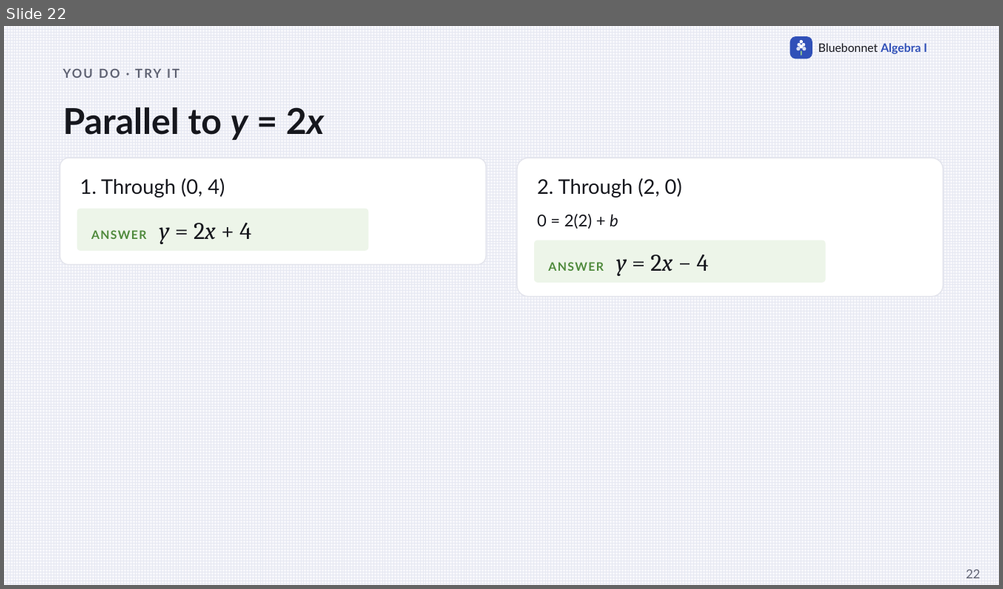
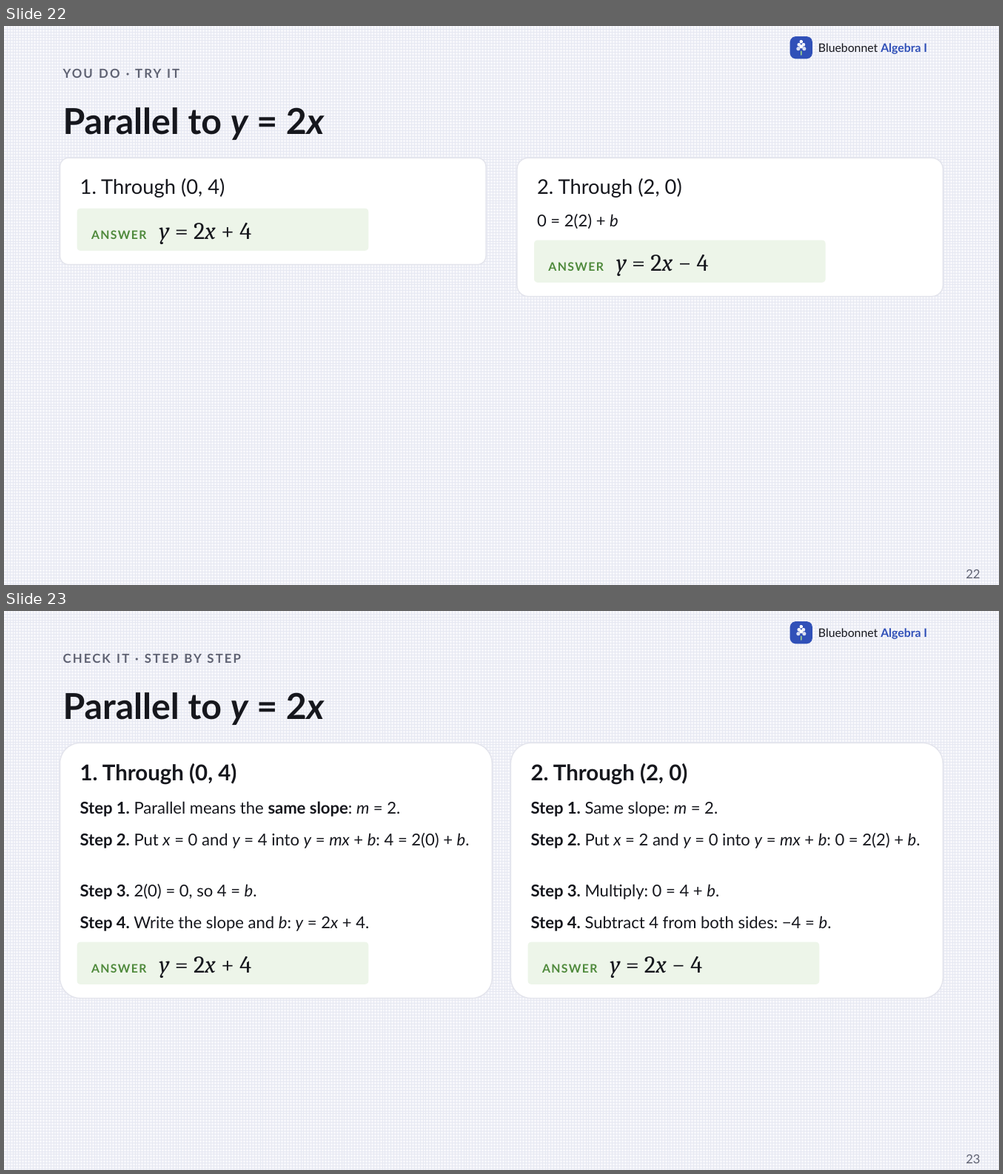
Before and after one commit to Apolloat2022/Algebra1M2U1L4, a slide deck: IEP/t2-lesson1-transforming-linear-functions-IEP-catchup.pptx. Shown one above the other, each under a label of ours: slide 22 before the commit, slides 22 and 23 after it. The pictures are 1003x589 and 1003x1174 pixels, drawn with LibreOffice and Linux fonts; fonts in the diff are those of the drawing. Boxes give left, top, right and bottom in pixels: in the first picture for what was removed or moved away, otherwise in the second. Text is boxed around its words. In the diff, an @@ line names an element or a change of style, - is before the commit and + after.

```diff
--- a/IEP/t2-lesson1-transforming-linear-functions-IEP-catchup.pptx
+++ b/IEP/t2-lesson1-transforming-linear-functions-IEP-catchup.pptx
@@ slide 23 added at bbox=[4, 611, 999, 1170], background pattern #E6E8F2 on #F7F7FB; not listed: 9 template elements that a slide beside it also shows @@
@@ text added at bbox=[184, 654, 202, 663], 12 pt, text #5F6272, bold @@
+CHECK IT · STEP BY STEP
@@ text added at bbox=[63, 692, 324, 725], 34.5 pt, text #16171D, bold @@
+Parallel to y = 2x
@@ rounded rectangle added at bbox=[60, 743, 492, 999], fill #FFFFFF, outline #E3E4EC 1 pt @@
@@ rounded rectangle added at bbox=[511, 743, 942, 999], fill #FFFFFF, outline #E3E4EC 1 pt @@
@@ text added at bbox=[80, 763, 236, 785], 21 pt, text #16171D, bold @@
+1. Through (0, 4)
@@ text added at bbox=[531, 763, 687, 785], 21 pt, text #16171D, bold @@
+2. Through (2, 0)
@@ text added at bbox=[80, 801, 400, 817], 15.8 pt, text #16171D @@
+Step 1. Parallel means the same slope: m = 2.
@@ text added at bbox=[531, 801, 717, 817], 15.8 pt, text #16171D @@
+Step 1. Same slope: m = 2.
@@ text added at bbox=[80, 833, 469, 849], 15.8 pt, text #16171D @@
+Step 2. Put x = 0 and y = 4 into y = mx + b: 4 = 2(0) + b.
@@ text added at bbox=[531, 833, 920, 849], 15.8 pt, text #16171D @@
+Step 2. Put x = 2 and y = 0 into y = mx + b: 0 = 2(2) + b.
@@ text added at bbox=[80, 884, 257, 900], 15.8 pt, text #16171D @@
+Step 3. 2(0) = 0, so 4 = b.
@@ text added at bbox=[531, 884, 719, 900], 15.8 pt, text #16171D @@
+Step 3. Multiply: 0 = 4 + b.
@@ text added at bbox=[80, 916, 369, 931], 15.8 pt, text #16171D @@
+Step 4. Write the slope and b: y = 2x + 4.
@@ text added at bbox=[531, 916, 831, 931], 15.8 pt, text #16171D @@
+Step 4. Subtract 4 from both sides: −4 = b.
@@ rounded rectangle added at bbox=[77, 943, 369, 985], fill #EDF5E9, 11.2 pt, text #4F8A3C, bold @@
+ANSWER y = 2x + 4
@@ rounded rectangle added at bbox=[528, 943, 819, 985], fill #EDF5E9, 11.2 pt, text #4F8A3C, bold @@
+ANSWER y = 2x − 4
@@ page number added at bbox=[965, 1155, 979, 1164], 12 pt, text #5F6272 @@
+23
```
Also in this commit, not shown: 1 other slide added, 17 other files.
